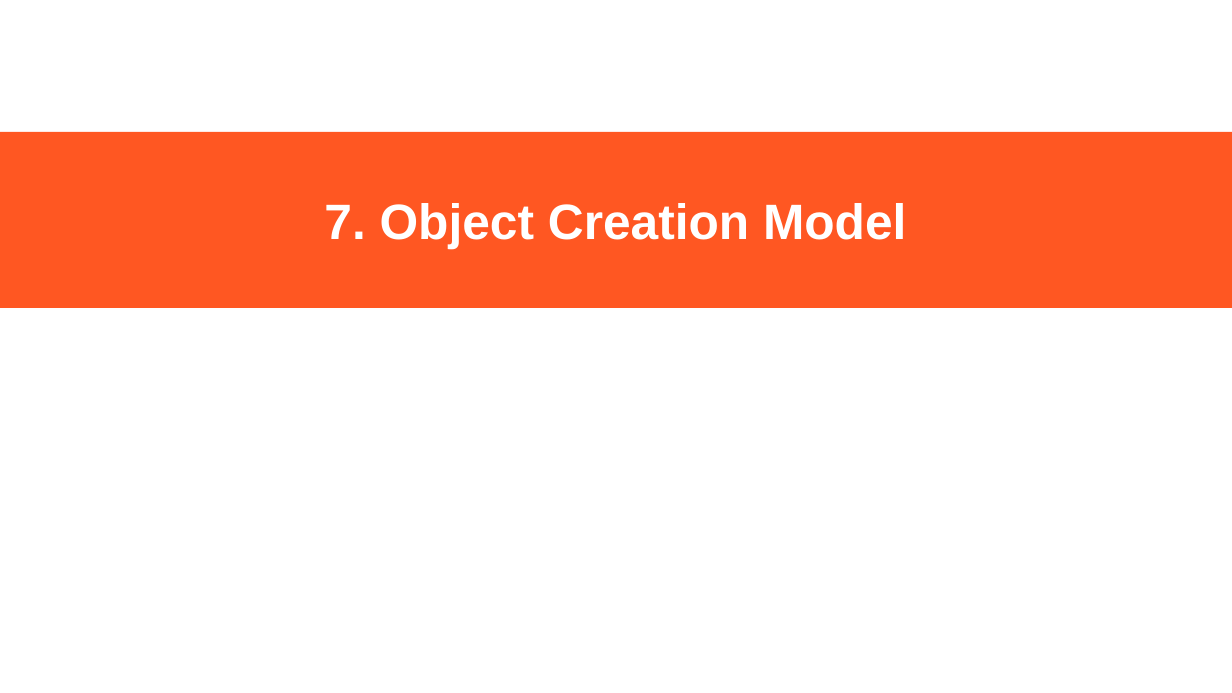
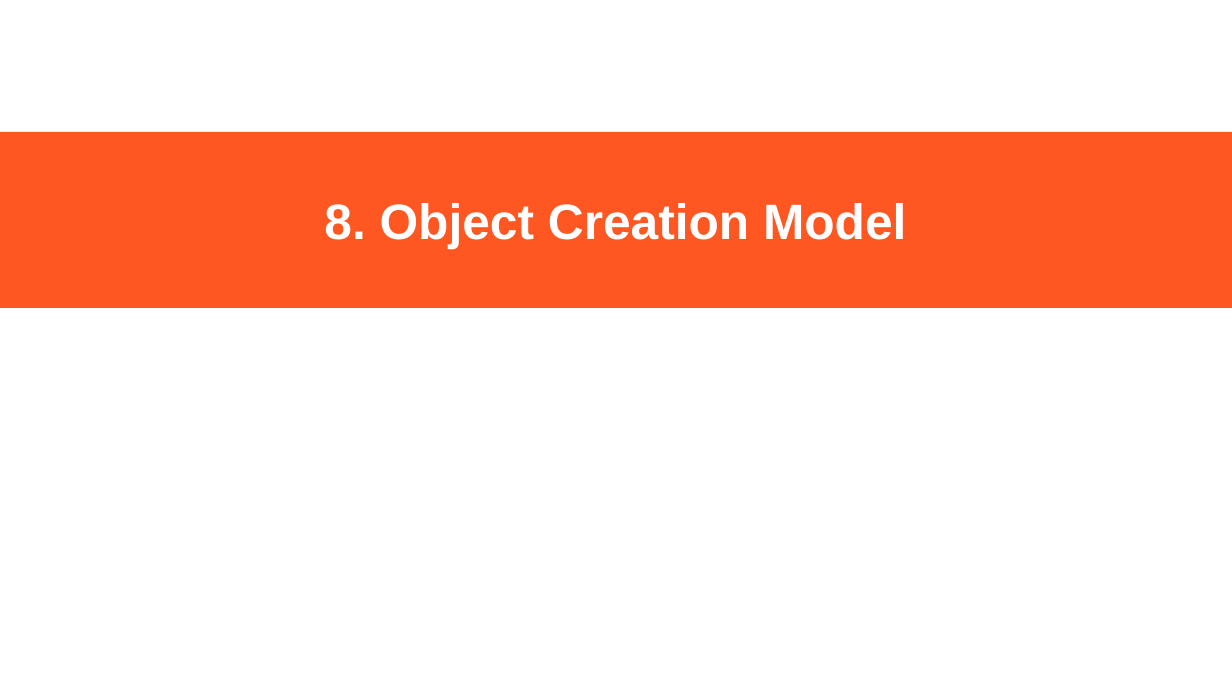
Before and after one commit to dirkriehle/adap-course, a slide deck: slide 34 of Lecture Slides/ADAP C09 - Object Creation.odp. Drawn at 1232x693 pixels with LibreOffice and Linux fonts; fonts in the diff are those of the drawing. Boxes give left, top, right and bottom in pixels: in the first picture for what was removed or moved away, otherwise in the second. Text is boxed around its words. In the diff, an @@ line names an element or a change of style, - is before the commit and + after.

```diff
--- a/Lecture Slides/ADAP C09 - Object Creation.odp
+++ b/Lecture Slides/ADAP C09 - Object Creation.odp
@@ title at [324,203,906,249]: text changed @@
-7. Object Creation Model
+8. Object Creation Model
```
Also in this commit, not shown: 1 other slide changed, 5 other files.
